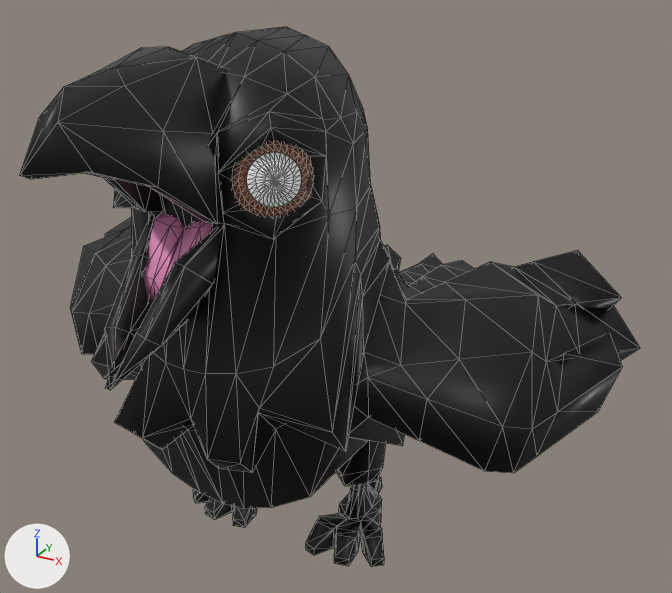
Two versions of the glTF model assets/models/Crow_rig.gltf, one commit apart.
Rendered twice from a camera (50 mm lens) standing at (3.59, -6.17, 3.7) and looking at (0.36, -0.29, 0.76). Every picture has the same lights, and +X, +Y and +Z are marked at lower left. The first picture is the older version. Mesh edges are drawn as thin lines.

Objects in the first picture: 'beak', 'body'.
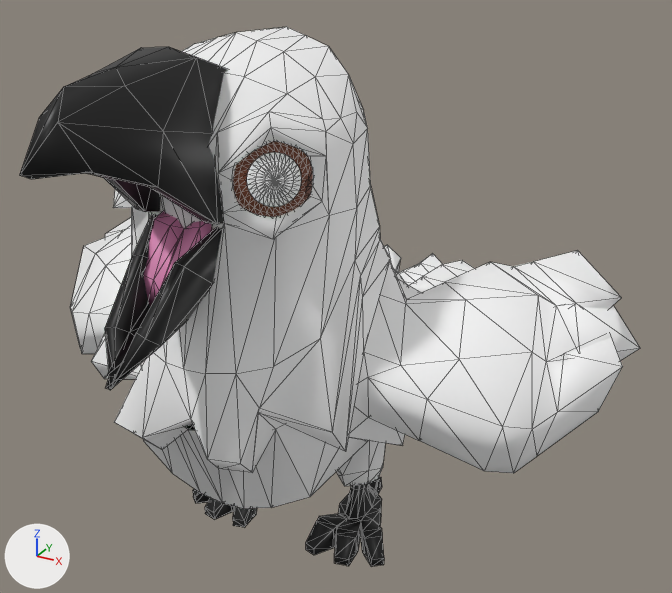
Boxes (x1, y1, x2, y2) around the edits, measured in the pictures (672 x 593 px):
'body', recoloured, surface changed (black to white): (71, 27, 640, 537) in both

Patch to the scene script:
```diff
--- a/assets/models/Crow_rig.gltf.py
+++ b/assets/models/Crow_rig.gltf.py
@@ mat_material_002 @@
 mat_material_002 = principled_material('Material.002')
-mat_material_002.base_color = (0.000438, 0.0, 0.000439)  # black #010001
-mat_material_002.roughness = 0.4
+mat_material_002.base_color = (1.0, 1.0, 1.0)  # white #ffffff
+mat_material_002.roughness = 1.0
+mat_material_002.metallic = 1.0
```
